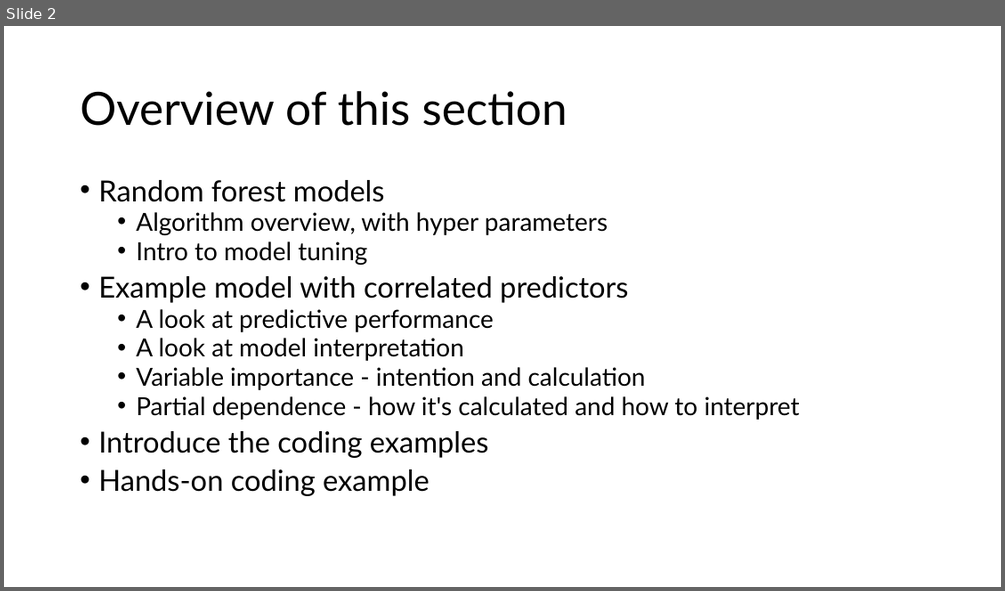
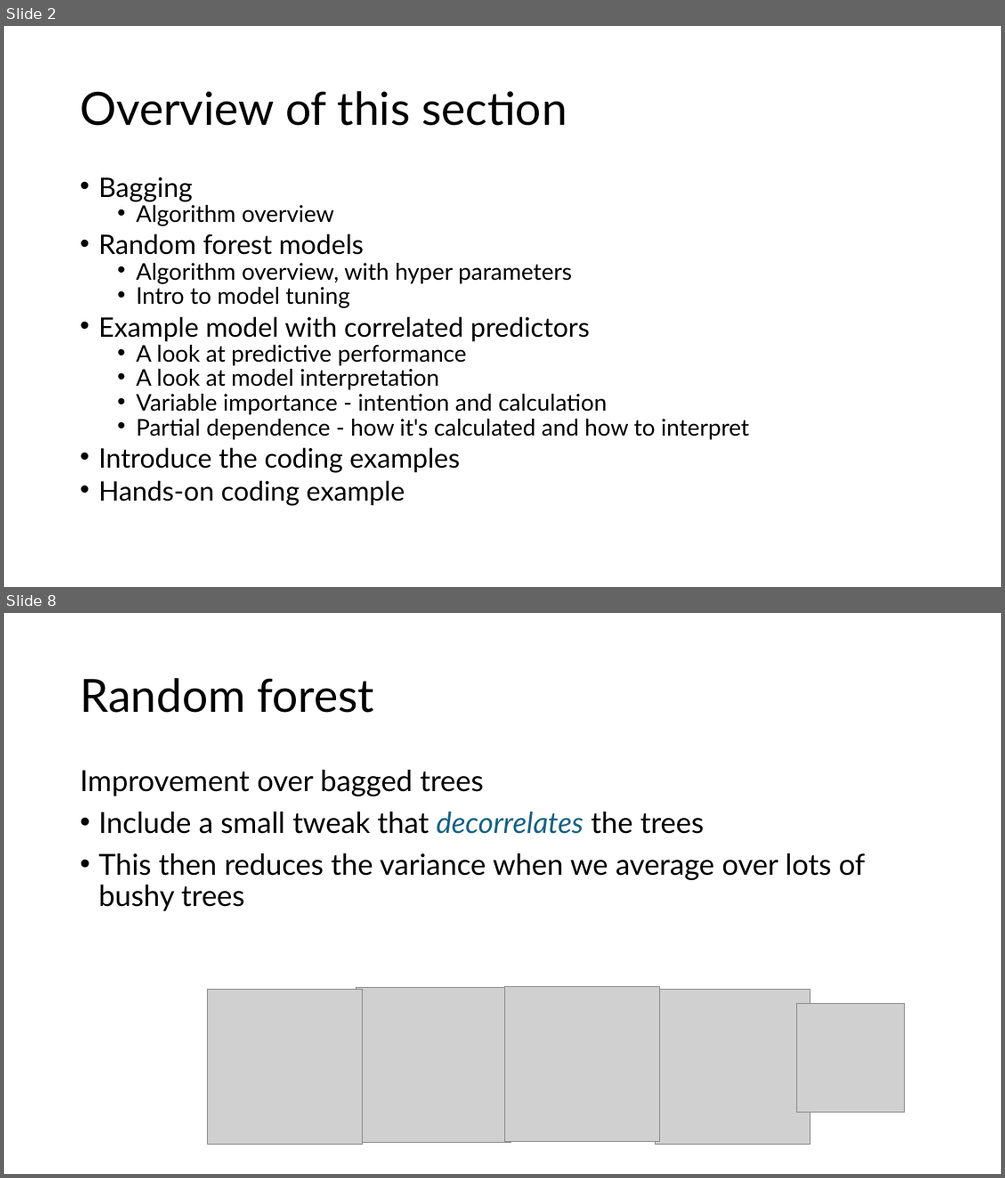
Before and after one commit to grantvagle/ml_methods_workshop, a slide deck: slides/03_random_forests.pptx. Shown one above the other, each under a label of ours: slide 2 before the commit, slides 2 and 8 after it; the slides between them are not shown. The pictures are 1005x591 and 1005x1178 pixels, drawn with LibreOffice and Linux fonts; fonts in the diff are those of the drawing; grey boxes stand for pictures. Boxes give left, top, right and bottom in pixels: in the first picture for what was removed or moved away, otherwise in the second. Text is boxed around its words. In the diff, an @@ line names an element or a change of style, - is before the commit and + after.

Commit message:
Add files via upload
Updated bagging and random forest draft slides

```diff
--- a/slides/03_random_forests.pptx
+++ b/slides/03_random_forests.pptx
@@ slide 8 added at (x1=4, y1=613, x2=1001, y2=1174), background #FFFFFF @@
@@ title added at (x1=80, y1=678, x2=374, y2=713), 44 pt, text #000000 @@
+Random forest
@@ text added at (x1=80, y1=770, x2=866, y2=911), 28 pt, text #000000 @@
+Improvement over bagged trees
+• Include a small tweak that decorrelates the trees
+• This then reduces the variance when we average over lots of bushy trees
@@ picture added at (x1=505, y1=986, x2=660, y2=1141) @@
@@ picture added at (x1=208, y1=989, x2=362, y2=1144) @@
@@ picture added at (x1=356, y1=988, x2=511, y2=1143) @@
@@ picture added at (x1=655, y1=989, x2=810, y2=1144) @@
@@ picture added at (x1=797, y1=1004, x2=905, y2=1111) @@
@@ slide 2 changed as well @@
@@ text at (x1=98, y1=177, x2=334, y2=226): paragraphs added @@
+• Bagging
+  • Algorithm overview
@@ text at (x1=98, y1=233, x2=749, y2=506): size 28 to 25.9 pt in "Random forest models", "Example model with correlated predictors", "Introduce the coding examples", "Hands-on coding example"; size 24 to 22.2 pt in "Algorithm overview, with hyper parameters", "Intro to model tuning", "A look at predictive performance", "A look at model interpretation" and 2 more places; line spacing 0.8 to 0.7 @@
```
Also in this commit, not shown: 1 other slide changed, 7 other slides added, 1 slide removed.
